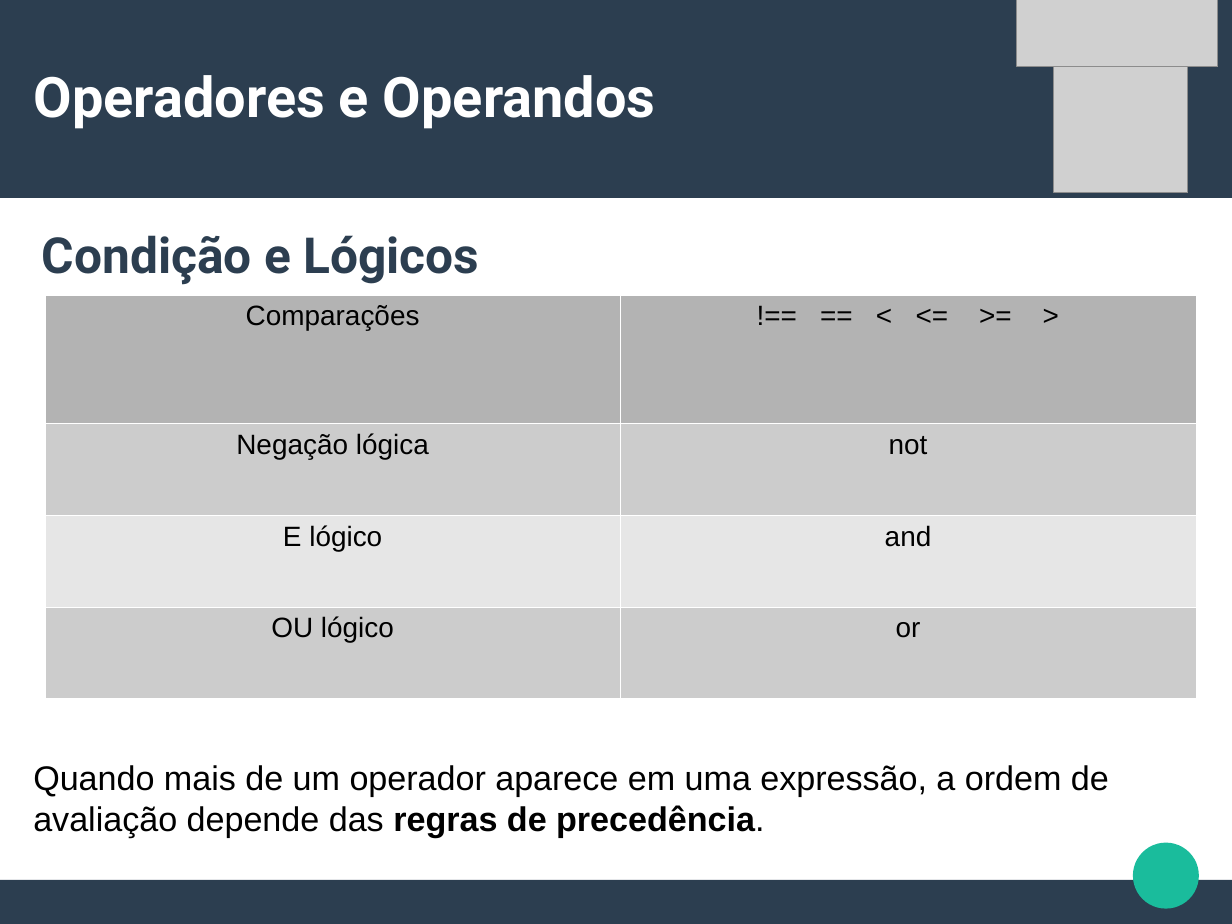
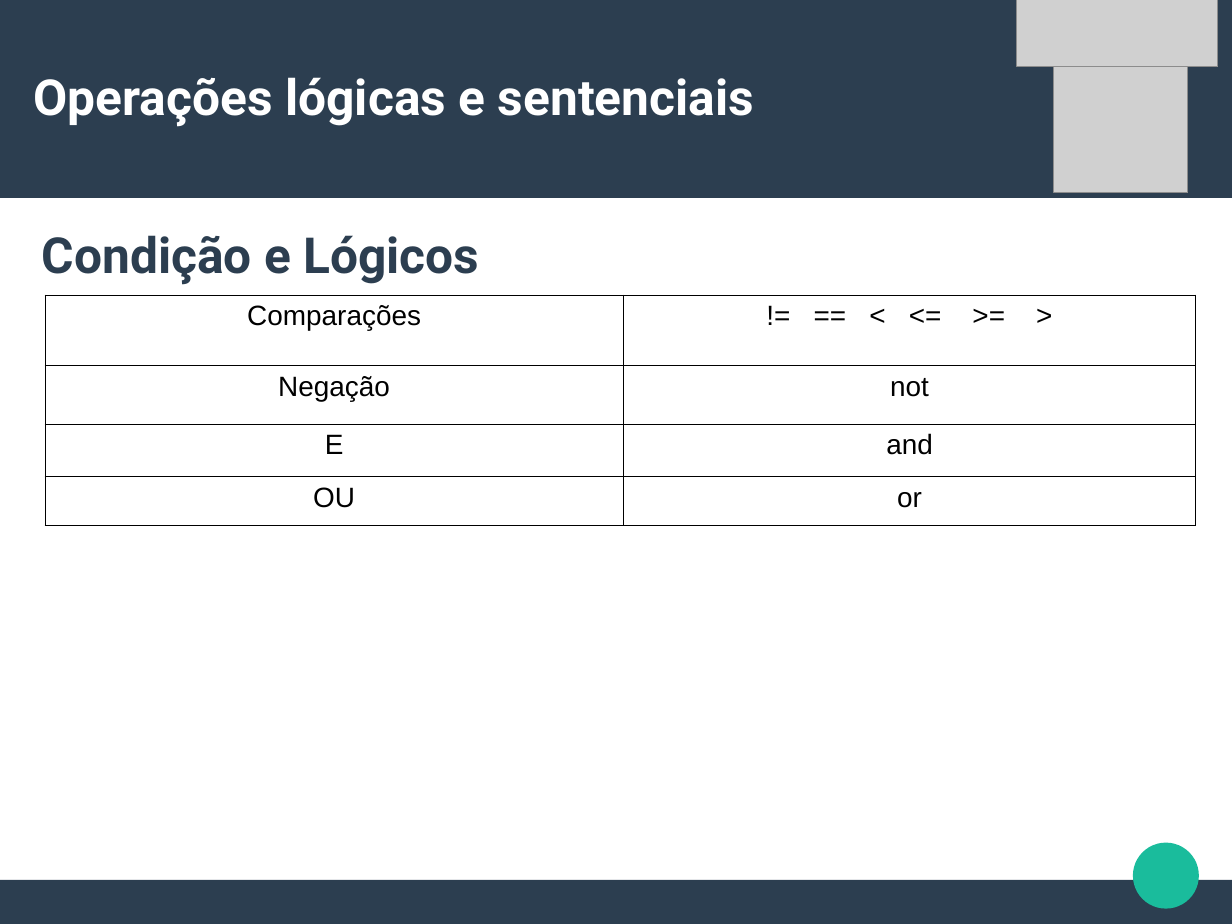
Before and after one commit to CalicoUFSC/minicurso-python, a slide deck: slide 11 of Aula1/Aula1.odp (slide 10 before the commit). Drawn at 1232x924 pixels with LibreOffice and Linux fonts; fonts in the diff are those of the drawing; grey boxes stand for pictures. Boxes give left, top, right and bottom in pixels: in the first picture for what was removed or moved away, otherwise in the second. Text is boxed around its words. In the diff, an @@ line names an element or a change of style, - is before the commit and + after.

```diff
--- a/Aula1/Aula1.odp
+++ b/Aula1/Aula1.odp
@@ title at (x1=34, y1=77, x2=754, y2=126): text changed; size 36 to 32 pt @@
-Operadores e Operandos
+Operações lógicas e sentenciais
@@ table at (x1=45, y1=295, x2=1196, y2=525) @@
-row 1, column 2: !== == < <= >= >
+row 1, column 2: != == < <= >= >
-row 2, column 1: Negação lógica
+row 2, column 1: Negação
-row 3, column 1: E lógico
+row 3, column 1: E
-row 4, column 1: OU lógico
+row 4, column 1: OU
@@ fill #B3B3B3 to none in row 1 @@
@@ fill #CCCCCC to none in 4 cells @@
@@ fill #E6E6E6 to none in row 3 @@
@@ borders changed @@
@@ text removed at (x1=33, y1=765, x2=1109, y2=838) @@
-Quando mais de um operador aparece em uma expressão, a ordem de avaliação depende das regras de precedência.
```
Also in this commit, not shown: 5 other slides changed, 7 slides added, 3 slides removed, 7 other files.
